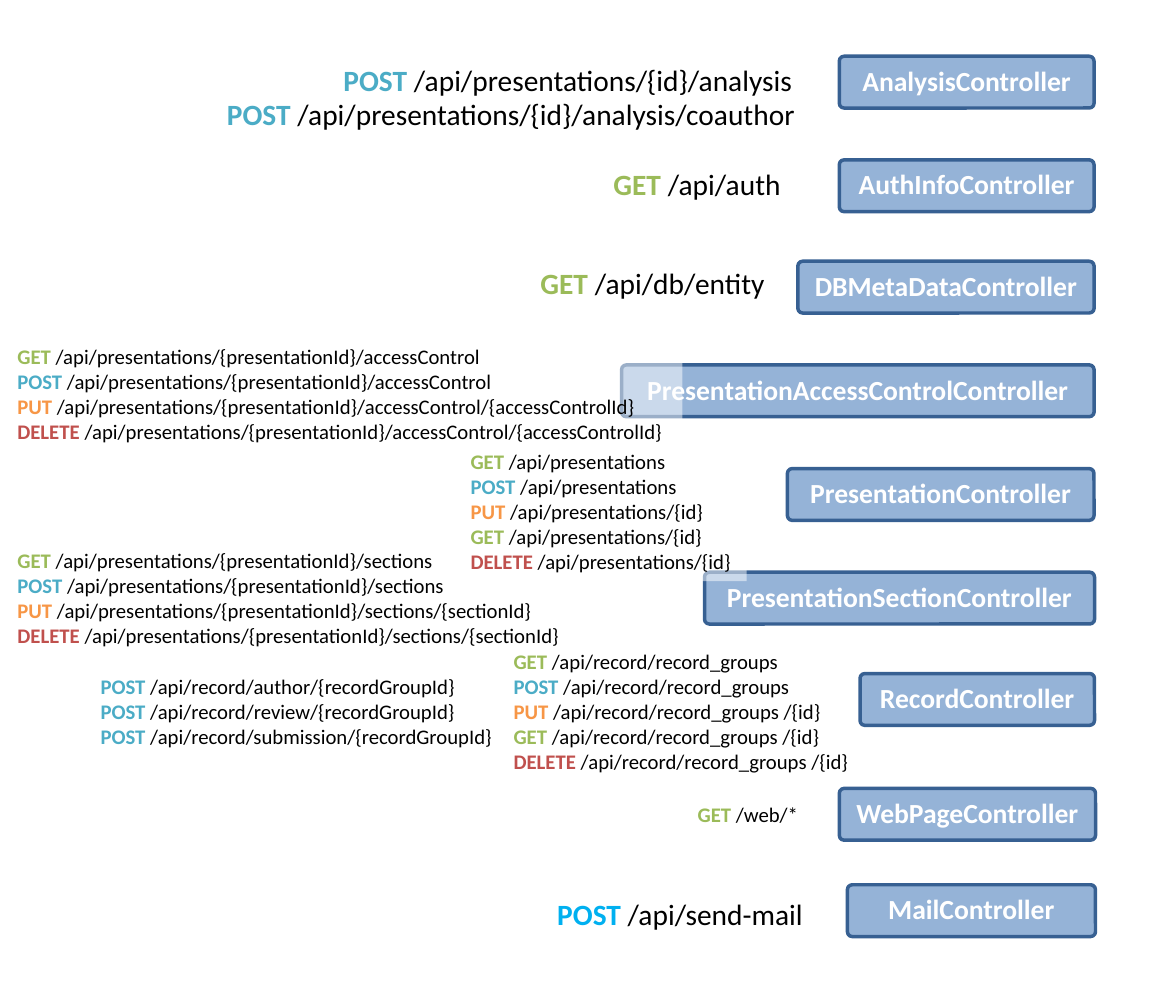
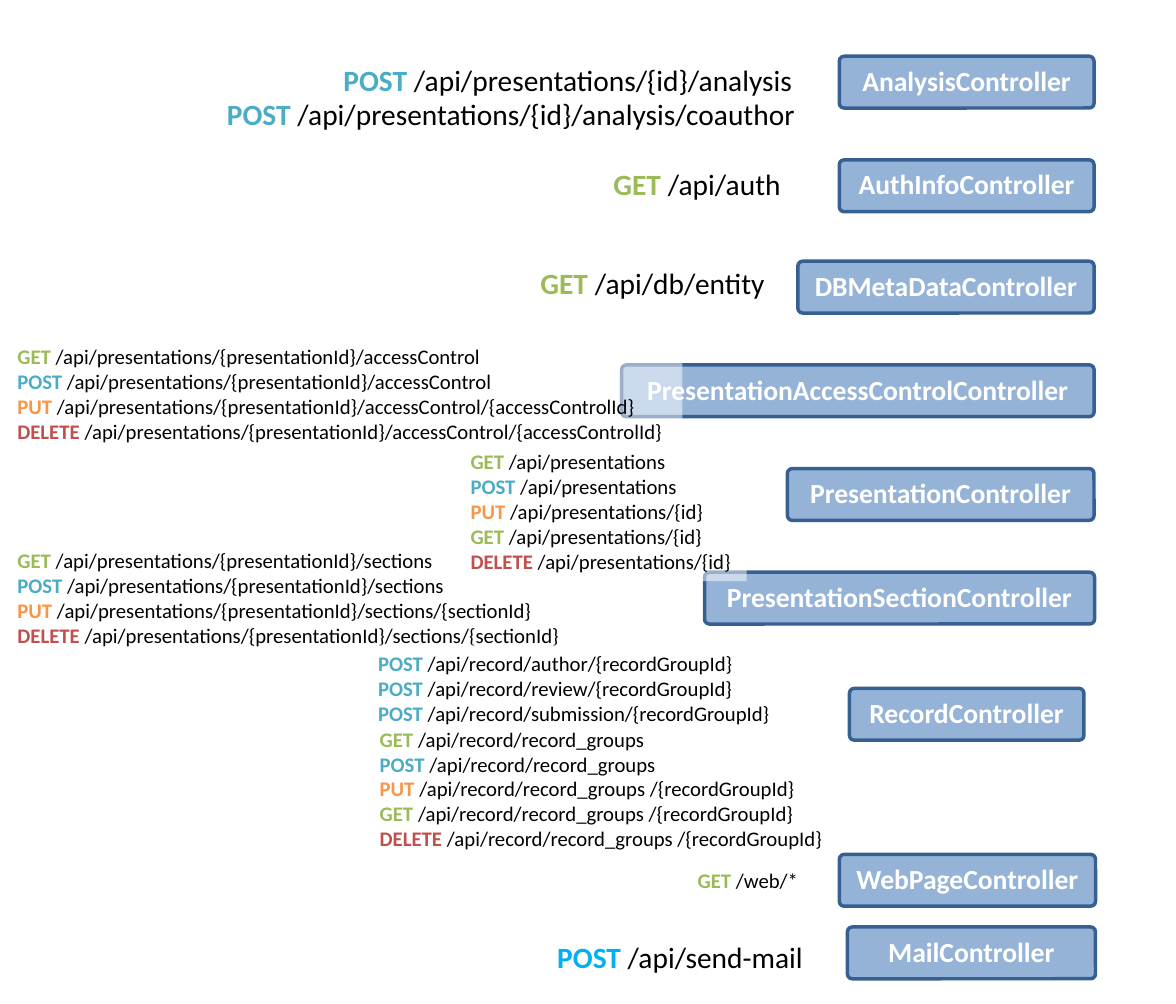
Before and after one commit to JonathanLeeWH/chairvise3, a slide deck: slide 1 of images/backendUIOverview.pptx. Drawn at 1176x1004 pixels with LibreOffice and Linux fonts; fonts in the diff are those of the drawing. Boxes give left, top, right and bottom in pixels: in the first picture for what was removed or moved away, otherwise in the second. Text is boxed around its words. In the diff, an @@ line names an element or a change of style, - is before the commit and + after.

```diff
--- a/images/backendUIOverview.pptx
+++ b/images/backendUIOverview.pptx
@@ text "POST /api/record/author/{recordGroupId}": place and size @@
-text "POST /api/record/author/{recordGroupId}" at bbox=[101, 679, 492, 748]
+text "POST /api/record/author/{recordGroupId}" at bbox=[378, 656, 770, 725]
@@ rounded rectangle "RecordController": place and size @@
-rounded rectangle "RecordController" at bbox=[860, 674, 1094, 727]
+rounded rectangle "RecordController" at bbox=[850, 688, 1084, 740]
@@ text "GET /api/record/record_groups": place and size @@
-text "GET /api/record/record_groups" at bbox=[514, 654, 848, 773]
+text "GET /api/record/record_groups" at bbox=[380, 732, 821, 850]
@@ text at bbox=[380, 781, 821, 850]: text changed @@
-PUT /api/record/record_groups /{id}
-GET /api/record/record_groups /{id}
-DELETE /api/record/record_groups /{id}
+PUT /api/record/record_groups /{recordGroupId}
+GET /api/record/record_groups /{recordGroupId}
+DELETE /api/record/record_groups /{recordGroupId}
@@ text "GET /web/*": place and size @@
-text "GET /web/*" at bbox=[698, 807, 798, 823]
+text "GET /web/*" at bbox=[698, 873, 798, 889]
@@ rounded rectangle "WebPageController": place and size @@
-rounded rectangle "WebPageController" at bbox=[839, 789, 1095, 841]
+rounded rectangle "WebPageController" at bbox=[839, 855, 1095, 907]
@@ rounded rectangle "MailController": place and size @@
-rounded rectangle "MailController" at bbox=[847, 885, 1095, 937]
+rounded rectangle "MailController" at bbox=[847, 927, 1095, 979]
@@ text "POST /api/send-mail": place and size @@
-text "POST /api/send-mail" at bbox=[557, 904, 803, 930]
+text "POST /api/send-mail" at bbox=[557, 947, 803, 973]
```
Also in this commit, not shown: 1 other file.
